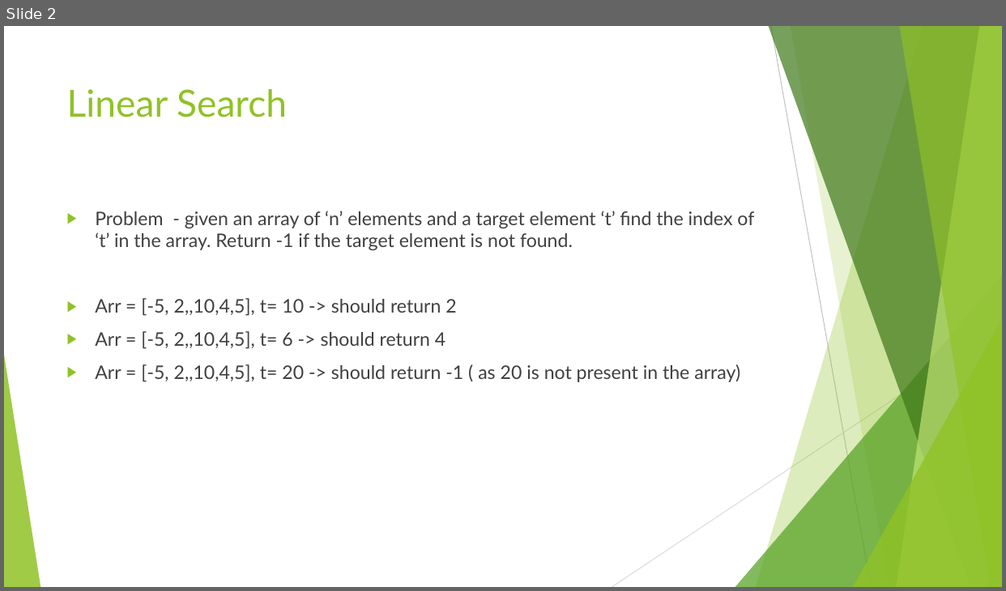
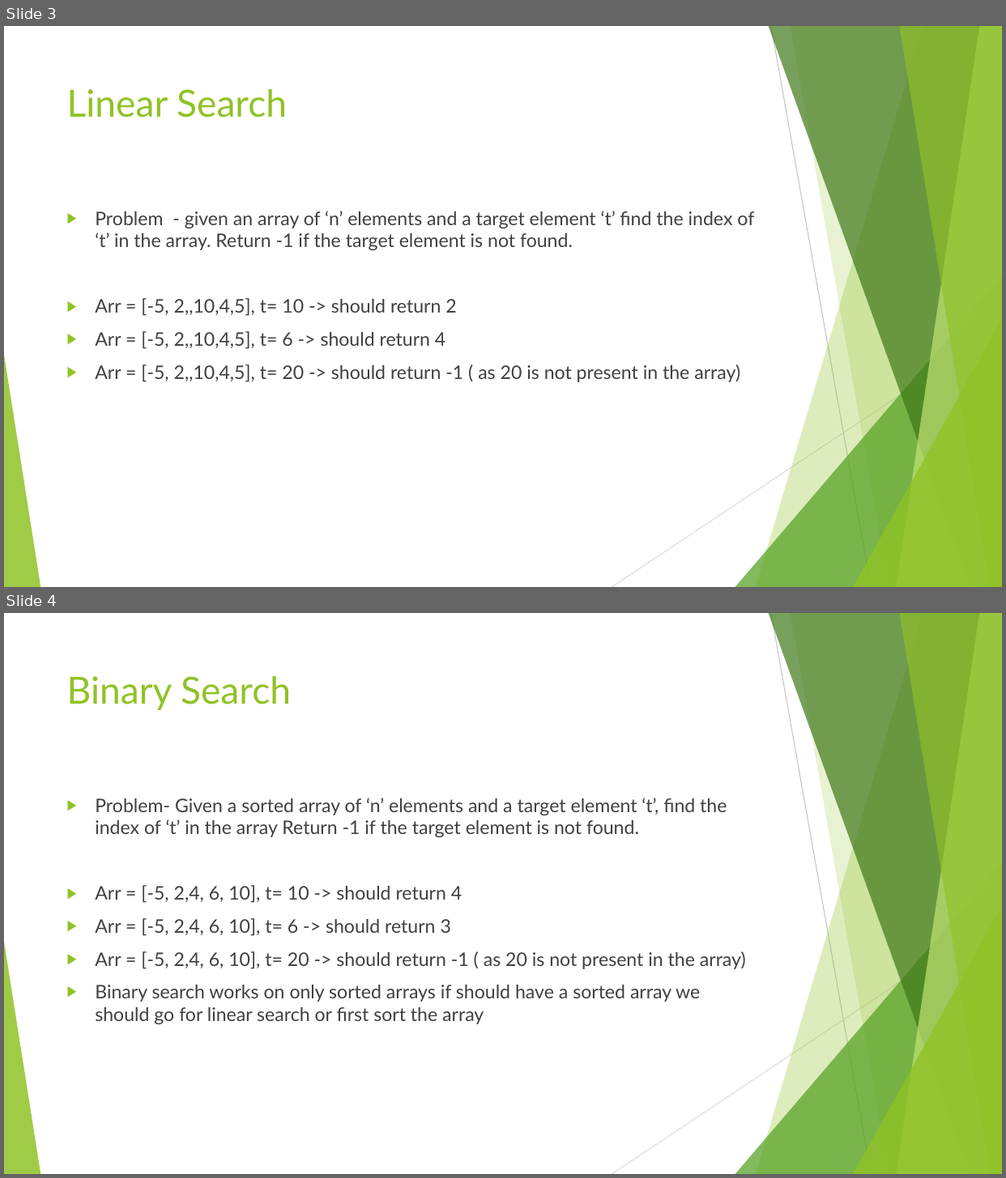
Before and after one commit to divyaparyani67/DSA, a slide deck: Search Algorithm.pptx. Shown one above the other, each under a label of ours: slide 2 before the commit, slides 3 and 4 after it. The pictures are 1006x591 and 1006x1178 pixels, drawn with LibreOffice and Linux fonts; fonts in the diff are those of the drawing. Boxes give left, top, right and bottom in pixels: in the first picture for what was removed or moved away, otherwise in the second. Text is boxed around its words. In the diff, an @@ line names an element or a change of style, - is before the commit and + after.

Commit message:
binary search problem

```diff
--- a/Search Algorithm.pptx
+++ b/Search Algorithm.pptx
@@ slide 4 added at <box>4,613,1002,1174</box>, background #FFFFFF; not listed: 10 template elements that a slide beside it also shows @@
@@ title added at <box>67,676,291,710</box>, 36 pt, text #90C226 @@
+Binary Search
@@ text added at <box>95,798,746,1024</box>, 18 pt, text #404040 @@
+▶ Problem- Given a sorted array of ‘n’ elements and a target element ‘t’, find the index of ‘t’ in the array Return -1 if the target element is not found.
+▶ Arr = [-5, 2,4, 6, 10], t= 10 -> should return 4
+▶ Arr = [-5, 2,4, 6, 10], t= 6 -> should return 3
+▶ Arr = [-5, 2,4, 6, 10], t= 20 -> should return -1 ( as 20 is not present in the array)
+▶ Binary search works on only sorted arrays if should have a sorted array we should go for linear search or first sort the array
@@ what was slide 2 is now slide 3 @@
```
Also in this commit, not shown: 1 slide changed, 1 other slide added, 1 other file.
